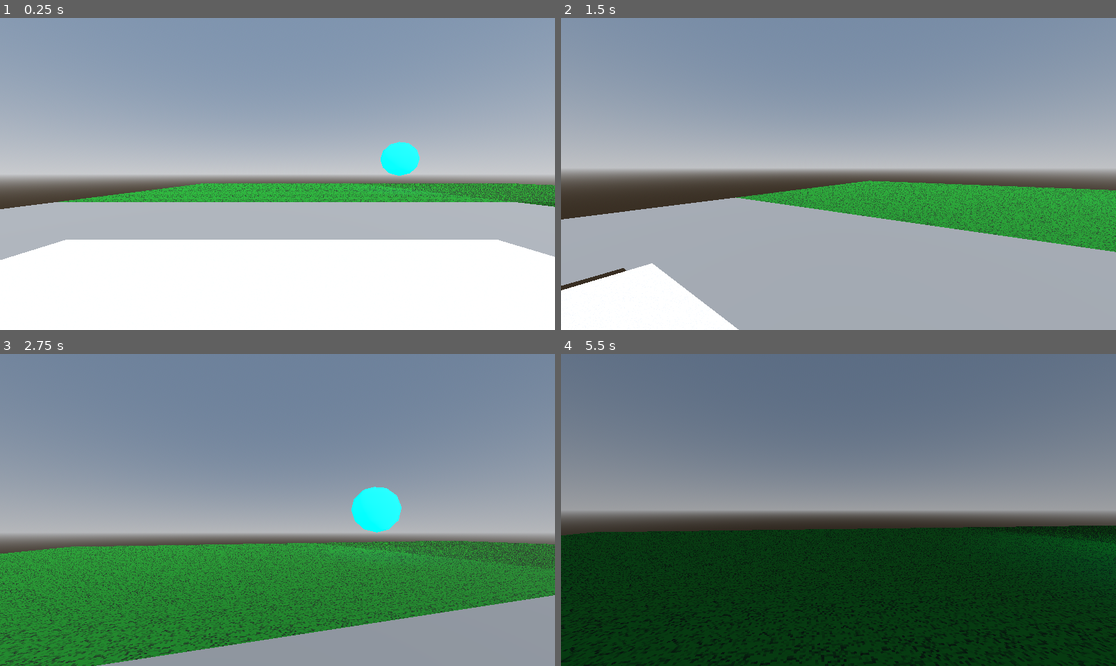
Above: before the commit, frames 1-4 (two rows, left to right).
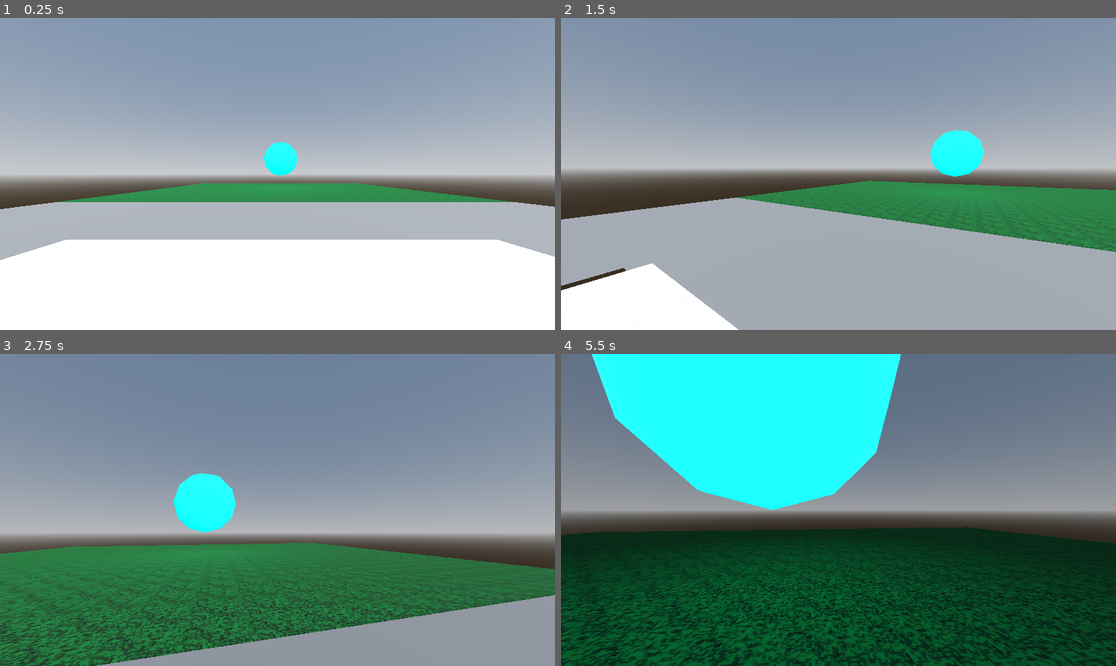
Above: after the commit, the same moments.

Repository: mrxbox1/dream-simulator
Game: Godot game, scene res://scenes/test_map_csg.tscn
Two runs of this game, one before a commit and one after it. Both use one fixed random seed, a clock stepped at 60 frames per second and the inputs below. The project has no main scene, so this scene is started directly.
Inputs (mouse positions are in pixels of both pictures, inside the frame that each line leads up to):
- Up to frame 1 (0.25 s): no input
- Up to frame 2 (1.5 s): move the mouse to (866, 174) at 0.52 s; hold W (forward) from 0.53 s (still down); tap Space (jump) at 0.77 s; move the mouse to (810, 174) at 1.27 s
- Up to frame 3 (2.75 s): keep holding W (forward); tap Space (jump) at 1.52 s; move the mouse to (288, 503) at 2.02 s
- Up to frame 4 (5.5 s): keep holding W (forward); move the mouse to (832, 516) at 2.77 s; tap Space (jump) at 3.02, 3.77, 4.52 s; move the mouse to (877, 513) at 3.52 s; move the mouse to (794, 506) at 4.27 s; move the mouse to (844, 510) at 5.02 s

The runs differ from the first frame. In frame 1, 4.8% of the frame differs, in the area x 10-100%, y 39-61%; in frame 2, 6.7%; in frame 3, 19%; in frame 4, 35%, in the area x 0-100%, y 0-100%.

Commit message:
Grass shenanigans

Diff:
--- a/project.godot
+++ b/project.godot
@@ -47,4 +47,8 @@
 textures/canvas_textures/default_texture_filter=0
 renderer/rendering_method="gl_compatibility"
 renderer/rendering_method.mobile="gl_compatibility"
+lights_and_shadows/positional_shadow/soft_shadow_filter_quality=0
+textures/default_filters/use_nearest_mipmap_filter=true
+textures/default_filters/anisotropic_filtering_level=1
 textures/decals/filter=0
+textures/light_projectors/filter=2
--- a/scenes/test_map_csg.tscn
+++ b/scenes/test_map_csg.tscn
@@ -45,33 +45,38 @@
 shader = SubResource("Shader_0echa")
 
 [sub_resource type="StandardMaterial3D" id="StandardMaterial3D_1bd3d"]
-albedo_color = Color(0, 0.46666667, 0.08627451, 1)
+albedo_color = Color(0, 0.46666667, 0.1882353, 1)
 albedo_texture = ExtResource("1_utxhk")
 uv1_triplanar = true
-texture_filter = 0
-
-[sub_resource type="FastNoiseLite" id="FastNoiseLite_utxhk"]
-noise_type = 0
-frequency = 0.1501
-fractal_gain = 1.25
-metadata/_preview_in_3d_space_ = true
-
-[sub_resource type="NoiseTexture2D" id="NoiseTexture2D_1bd3d"]
-width = 32
-height = 32
-noise = SubResource("FastNoiseLite_utxhk")
-
-[sub_resource type="StandardMaterial3D" id="StandardMaterial3D_17evi"]
-albedo_color = Color(0, 0.61016357, 0.048690274, 1)
-albedo_texture = SubResource("NoiseTexture2D_1bd3d")
-uv1_triplanar = true
-texture_filter = 0
+texture_filter = 2
 
 [sub_resource type="StandardMaterial3D" id="StandardMaterial3D_utxhk"]
 albedo_color = Color(0, 1, 1, 1)
 emission_enabled = true
 emission = Color(0, 1, 1, 1)
 emission_energy_multiplier = 9.6
+
+[sub_resource type="Animation" id="Animation_1bd3d"]
+length = 0.001
+tracks/0/type = "rotation_3d"
+tracks/0/imported = false
+tracks/0/enabled = true
+tracks/0/path = NodePath("DirectionalLight3D")
+tracks/0/interp = 1
+tracks/0/loop_wrap = true
+tracks/0/keys = PackedFloat32Array(0, 1, -0.36090517, 0.1743468, 0.0688757, 0.9135682)
+tracks/1/type = "value"
+tracks/1/imported = false
+tracks/1/enabled = true
+tracks/1/path = NodePath("WorldEnvironment:environment:background_energy_multiplier")
+tracks/1/interp = 1
+tracks/1/loop_wrap = true
+tracks/1/keys = {
+"times": PackedFloat32Array(0),
+"transitions": PackedFloat32Array(1),
+"update": 0,
+"values": [1.0]
+}
 
 [sub_resource type="Animation" id="Animation_utxhk"]
 resource_name = "daynightcycle"
@@ -95,28 +100,6 @@
 "transitions": PackedFloat32Array(1, 1, 1),
 "update": 0,
 "values": [1.0, 0.26, 1.0]
-}
-
-[sub_resource type="Animation" id="Animation_1bd3d"]
-length = 0.001
-tracks/0/type = "rotation_3d"
-tracks/0/imported = false
-tracks/0/enabled = true
-tracks/0/path = NodePath("DirectionalLight3D")
-tracks/0/interp = 1
-tracks/0/loop_wrap = true
-tracks/0/keys = PackedFloat32Array(0, 1, -0.36090517, 0.1743468, 0.0688757, 0.9135682)
-tracks/1/type = "value"
-tracks/1/imported = false
-tracks/1/enabled = true
-tracks/1/path = NodePath("WorldEnvironment:environment:background_energy_multiplier")
-tracks/1/interp = 1
-tracks/1/loop_wrap = true
-tracks/1/keys = {
-"times": PackedFloat32Array(0),
-"transitions": PackedFloat32Array(1),
-"update": 0,
-"values": [1.0]
 }
 
 [sub_resource type="AnimationLibrary" id="AnimationLibrary_17evi"]
@@ -146,13 +129,8 @@
 size = Vector3(28, 1, 24)
 material = SubResource("StandardMaterial3D_1bd3d")
 
-[node name="CSGBox3D4" type="CSGBox3D" parent="CSGCombiner3D"]
-transform = Transform3D(1, 0, 0, 0, 1, 0, 0, 0, 1, 28.5, 0, -24.5)
-size = Vector3(28, 1, 24)
-material = SubResource("StandardMaterial3D_17evi")
-
 [node name="CSGSphere3D" type="CSGSphere3D" parent="CSGCombiner3D"]
-transform = Transform3D(1, 0, 0, 0, 1, 0, 0, 0, 1, 14.384687, 4, -24)
+transform = Transform3D(1, 0, 0, 0, 1, 0, 0, 0, 1, 0.38468742, 4, -24)
 radius = 2.0
 material = SubResource("StandardMaterial3D_utxhk")
 
@@ -164,7 +142,7 @@
 transform = Transform3D(1, 0, 0, 0, 1, 0, 0, 0, 1, 0, 2, 0)
 
 [node name="DirectionalLight3D" type="DirectionalLight3D" parent="."]
-transform = Transform3D(0.9297188, -0.25169063, 0.2688402, -2.9802326e-08, 0.7300071, 0.6834395, -0.3682706, -0.6354064, 0.6787013, 0, 0, 0)
+transform = Transform3D(0.9297186, -0.25169063, 0.2688402, -2.9802322e-08, 0.7300071, 0.6834395, -0.3682706, -0.6354064, 0.6787013, 0, 0, 0)
 
 [node name="AnimationPlayer" type="AnimationPlayer" parent="."]
 libraries = {
Not shown: 1 places in scenes/test_map_csg.tscn that only renumber resources
Binary file changed: textures/noise-base.png
Not shown, added: textures/noise-base.png~
